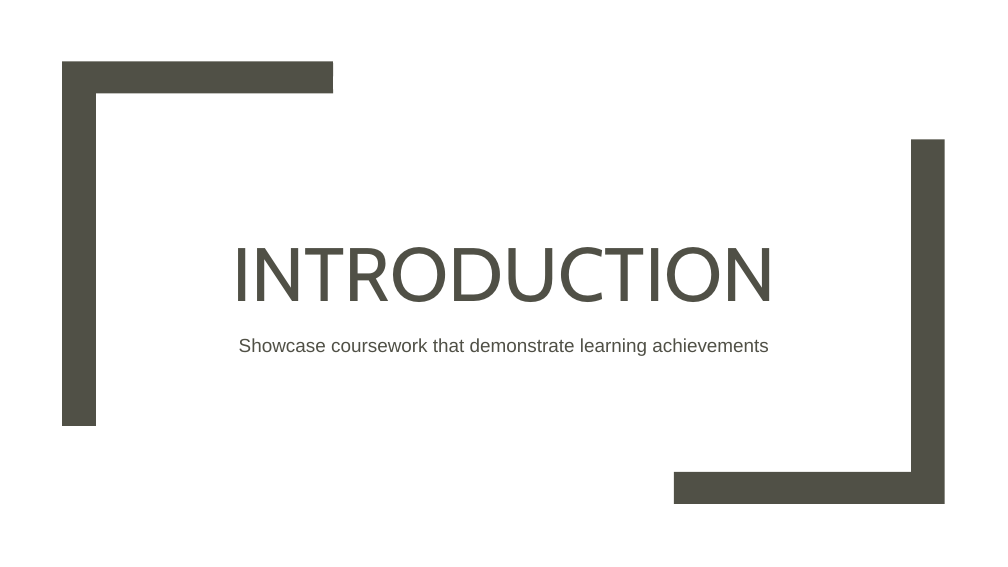
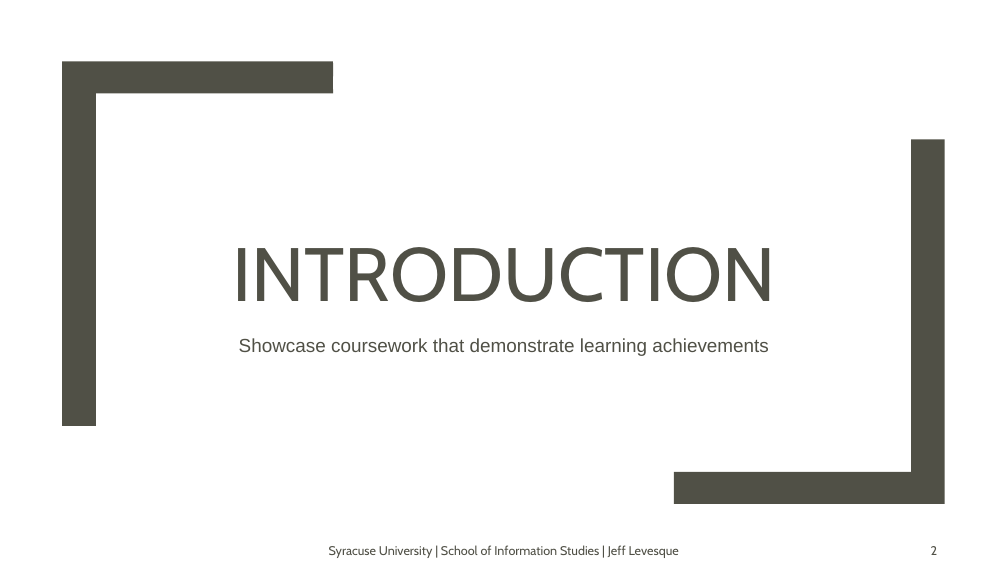
Before and after one commit to jeff1evesque/ist-exit-portfolio, a slide deck: slide 2 of presentation.pptx. Drawn at 1008x567 pixels with LibreOffice and Linux fonts; fonts in the diff are those of the drawing; background and template pictures are left out. Boxes give left, top, right and bottom in pixels: in the first picture for what was removed or moved away, otherwise in the second. Text is boxed around its words. In the diff, an @@ line names an element or a change of style, - is before the commit and + after.

```diff
--- a/presentation.pptx
+++ b/presentation.pptx
@@ text added at [329, 545, 679, 558], 12 pt, text #505046 @@
+Syracuse University | School of Information Studies | Jeff Levesque
@@ page number added at [931, 546, 938, 555], 12 pt, text #505046 @@
+2
```
Also in this commit, not shown: 7 other slides changed.
